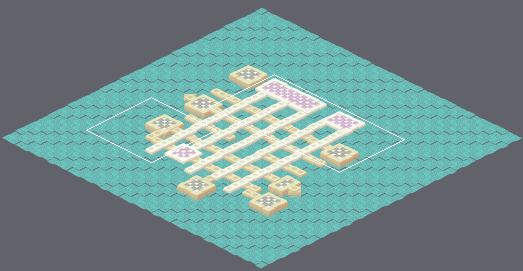
Tiled map, stored at areas/secretArea2.tmx. Above, an overview of the earlier version with the close-up marked.
Close-up. First the earlier version:
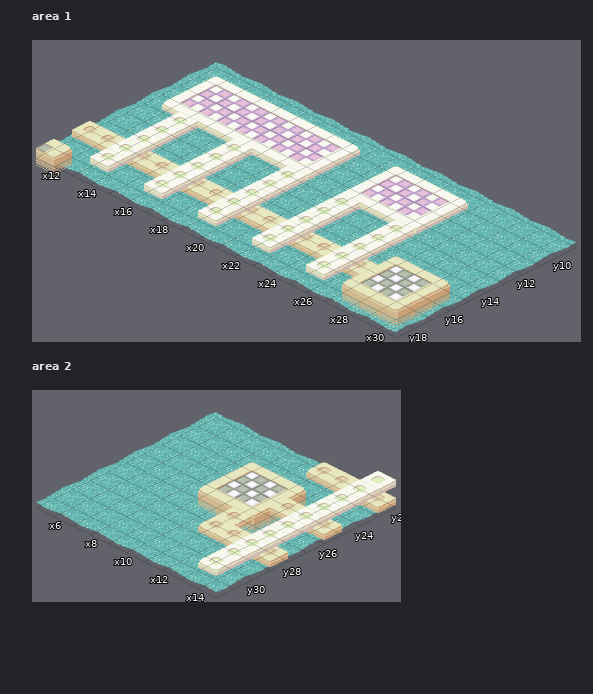
Cells are 64x32 px. Isometric: x runs down to the right, y down to the left. Shown: area 1 x 11..30, y 9..18; area 2 x 5..14, y 22..31. The commit also changed other parts of the map, which this record leaves out.
The same view after the edit:
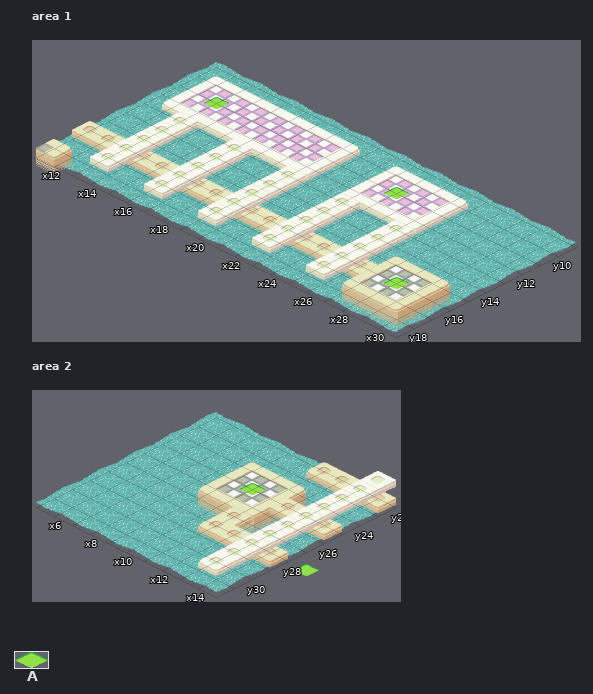
Key: from "Bn3UndernetFlashingWarpVariant": A 0.
Objects are placed by the point they stand on, in cells (3,4 is the top-left corner of cell 3,4); size is 1x1 cell unless given.
Diff:
Layer "Object Layer 2", area 1:
added: A "Custom Warp" at 28,16 size 0.7x0.7
Layer "Object Layer 4", area 1:
added: A "Custom Warp" at 24,12 size 0.7x0.7
added: A "Custom Warp" at 14,12 size 0.7x0.7
Layer "Object Layer 2", area 2:
added: A "Custom Warp" at 10,25 size 0.7x0.7
Where, in picture pixels (left, top, right, bottom), the same in both close-ups:
added: (204, 97, 229, 106)
added: (384, 187, 409, 196)
added: (384, 277, 409, 286)
added: (240, 483, 265, 492)
